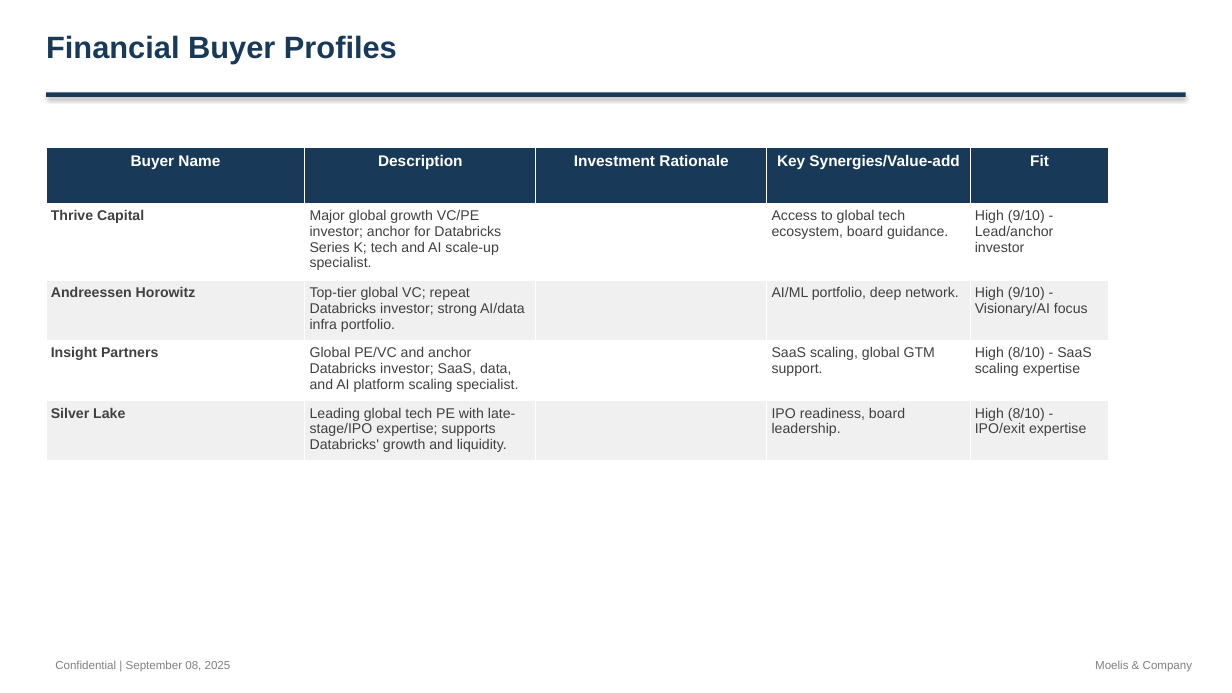
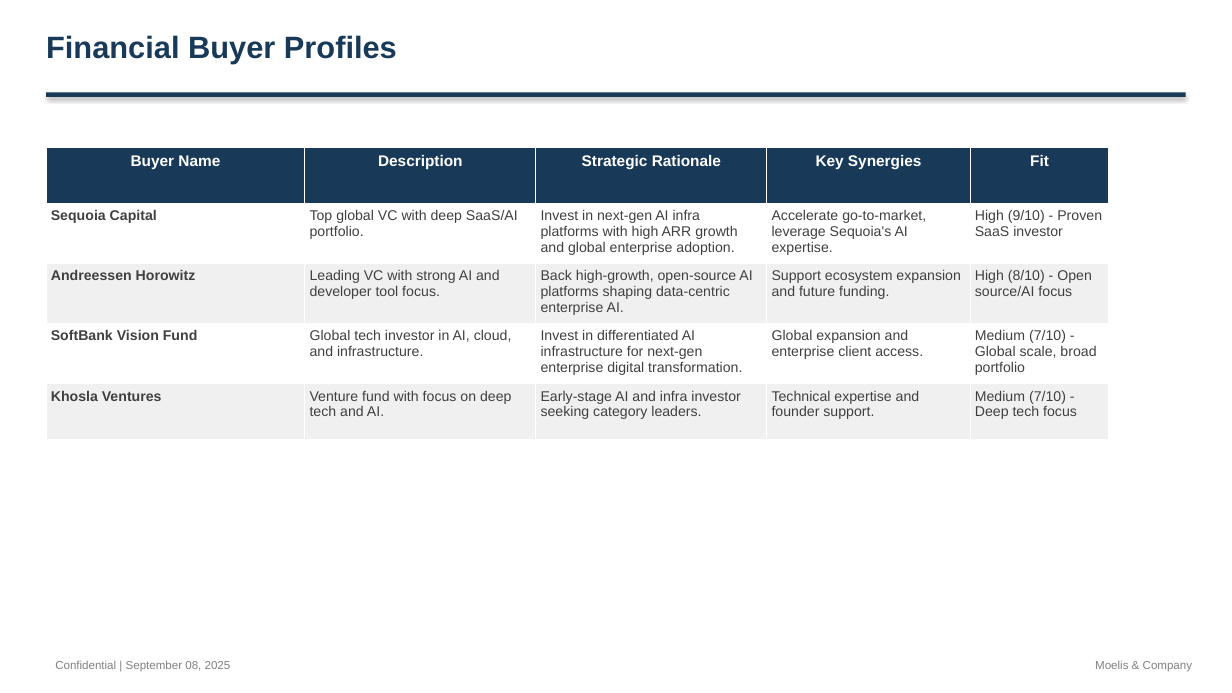
Before and after one commit to alinvb/slide_generator, a slide deck: slide 14 of ai_generated_deck.pptx (slide 16 before the commit). Drawn at 1232x693 pixels with LibreOffice and Linux fonts; fonts in the diff are those of the drawing. Boxes give left, top, right and bottom in pixels: in the first picture for what was removed or moved away, otherwise in the second. Text is boxed around its words. In the diff, an @@ line names an element or a change of style, - is before the commit and + after.

```diff
--- a/ai_generated_deck.pptx
+++ b/ai_generated_deck.pptx
@@ table at bbox=[46, 148, 1109, 425] @@
-row 1, column 3: Investment Rationale
+row 1, column 3: Strategic Rationale
-row 1, column 4: Key Synergies/Value-add
+row 1, column 4: Key Synergies
-row 2: Thrive Capital | Major global growth VC/PE investor; anchor for Databricks Series K; tech and AI scale-up specialist. |  | Access to global tech ecosystem, board guidance. | High (9/10) - Lead/anchor investor
+row 2: Sequoia Capital | Top global VC with deep SaaS/AI portfolio. | Invest in next-gen AI infra platforms with high ARR growth and global enterprise adoption. | Accelerate go-to-market, leverage Sequoia's AI expertise. | High (9/10) - Proven SaaS investor
-row 3: Andreessen Horowitz | Top-tier global VC; repeat Databricks investor; strong AI/data infra portfolio. |  | AI/ML portfolio, deep network. | High (9/10) - Visionary/AI focus
+row 3: Andreessen Horowitz | Leading VC with strong AI and developer tool focus. | Back high-growth, open-source AI platforms shaping data-centric enterprise AI. | Support ecosystem expansion and future funding. | High (8/10) - Open source/AI focus
-row 4: Insight Partners | Global PE/VC and anchor Databricks investor; SaaS, data, and AI platform scaling specialist. |  | SaaS scaling, global GTM support. | High (8/10) - SaaS scaling expertise
+row 4: SoftBank Vision Fund | Global tech investor in AI, cloud, and infrastructure. | Invest in differentiated AI infrastructure for next-gen enterprise digital transformation. | Global expansion and enterprise client access. | Medium (7/10) - Global scale, broad portfolio
-row 5: Silver Lake | Leading global tech PE with late-stage/IPO expertise; supports Databricks' growth and liquidity. |  | IPO readiness, board leadership. | High (8/10) - IPO/exit expertise
+row 5: Khosla Ventures | Venture fund with focus on deep tech and AI. | Early-stage AI and infra investor seeking category leaders. | Technical expertise and founder support. | Medium (7/10) - Deep tech focus
```
Also in this commit, not shown: 8 other slides changed, 6 slides added, 7 slides removed, 33 other files.
